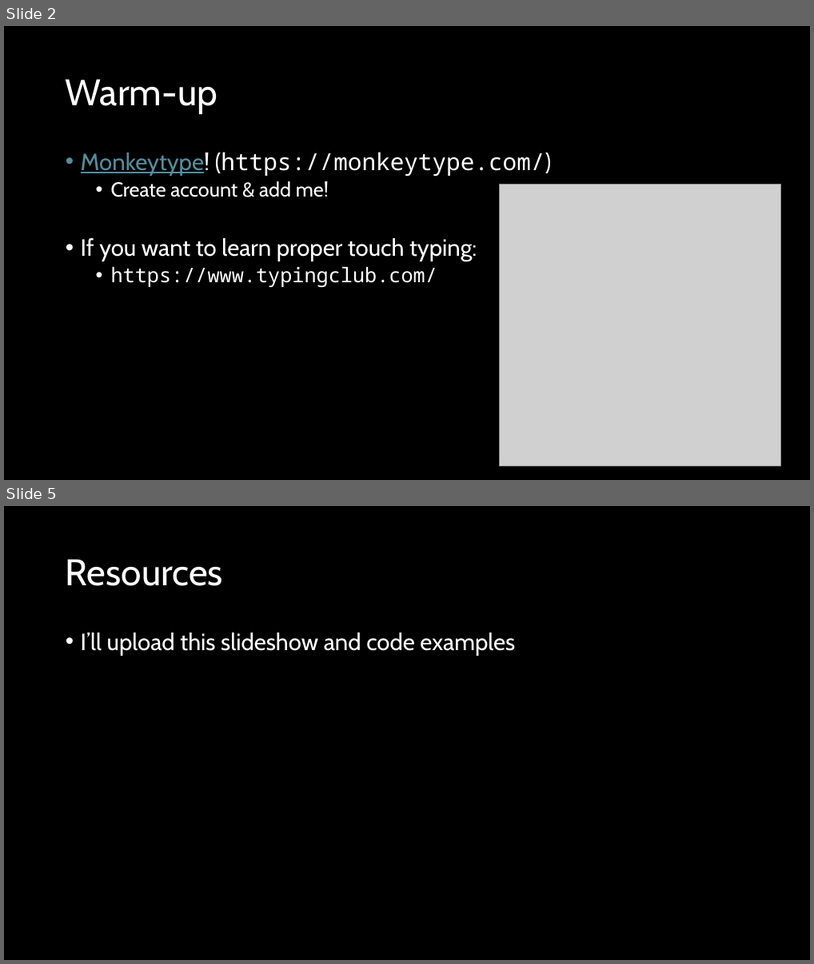
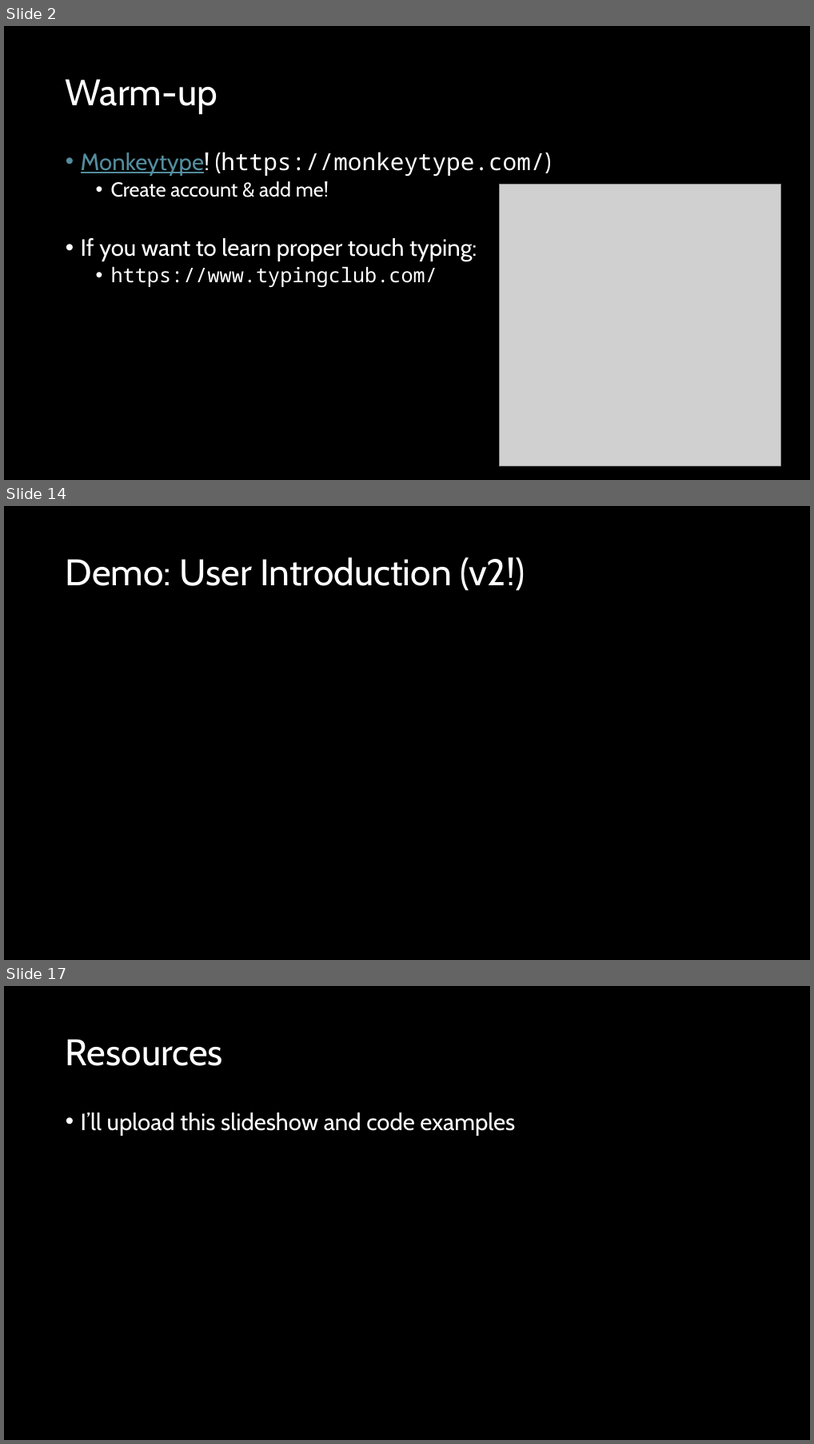
Before and after one commit to d-guh/computer-courses, a slide deck: intro-to-python/03/lesson-03.pptx. Shown one above the other, each under a label of ours: slides 2 and 5 before the commit, slides 2, 14 and 17 after it; the slides between them are not shown. The pictures are 814x964 and 814x1444 pixels, drawn with LibreOffice and Linux fonts; fonts in the diff are those of the drawing; grey boxes stand for pictures; background and template pictures are left out. Boxes give left, top, right and bottom in pixels: in the first picture for what was removed or moved away, otherwise in the second. Text is boxed around its words. In the diff, an @@ line names an element or a change of style, - is before the commit and + after.

```diff
--- a/intro-to-python/03/lesson-03.pptx
+++ b/intro-to-python/03/lesson-03.pptx
@@ slide 14 added at (4, 506, 810, 960), background #000000 @@
@@ title added at (66, 557, 525, 591), 44 pt, text #FFFFFF @@
+Demo: User Introduction (v2!)
@@ what was slide 5 is now slide 17 @@
```
Also in this commit, not shown: 2 slides changed, 11 other slides added, 1 other file.
